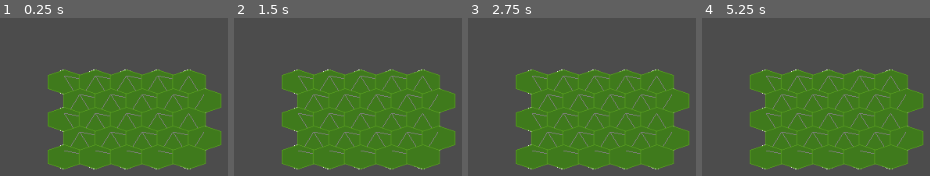
Above: before the commit, frames 1-4 (left to right).
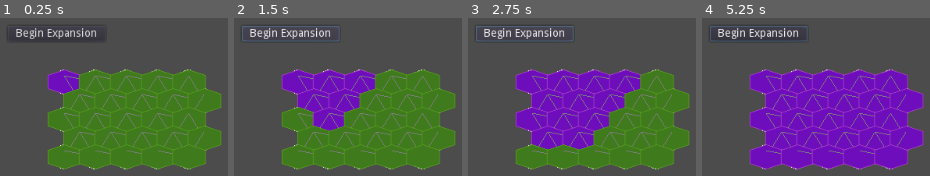
Above: after the commit, the same moments.

Repository: Cartogy/godot-wild-jam-36
Game: Godot game, scene res://src/Main/Main.tscn
Two runs of this game, one before a commit and one after it. Both use one fixed random seed, a clock stepped at 60 frames per second and the inputs below. The project has no main scene, so this scene is started directly.
Inputs (mouse positions are in pixels of both pictures, inside the frame that each line leads up to):
- Up to frame 1 (0.25 s): no input
- Up to frame 2 (1.5 s): click (291, 33) at 0.5 s, where only the run after the commit has a clickable "Begin Expansion"; click (291, 33) at 1.25 s, where only the run after the commit has a clickable "Begin Expansion"
- Up to frame 3 (2.75 s): click (525, 33) at 2 s, where only the run after the commit has a clickable "Begin Expansion"
- Up to frame 4 (5.25 s): move the mouse to (outside the picture) at 2.77 s; click (outside the picture) at 2.92 s; move the mouse to (outside the picture) at 3.52 s; click (outside the picture) at 3.67 s; move the mouse to (outside the picture) at 4.27 s; click (outside the picture) at 4.42 s; move the mouse to (outside the picture) at 5.02 s; click (outside the picture) at 5.17 s

The runs differ from the first frame. In frame 1, 2.9% of the frame differs, in the area x 6-44%, y 6-49%; in frame 2, 11%; in frame 3, 21%; in frame 4, 43%, in the area x 3-98%, y 5-97%.
Error before the commit: Invalid call. Nonexistent function 'show_neighbours' in base 'Nil'. (res://src/Controller/controller.gd:26)

Commit message:
Expansion implemented

Diff:
--- /dev/null
+++ b/src/BNet/BNet.tscn
@@ -0,0 +1,9 @@
+[gd_scene load_steps=2 format=2]
+
+[ext_resource path="res://src/BNet/b_net.gd" type="Script" id=1]
+
+[node name="BNet" type="Node"]
+script = ExtResource( 1 )
+
+[node name="TickTimer" type="Timer" parent="."]
+one_shot = true
--- /dev/null
+++ b/src/BNet/b_net.gd
@@ -0,0 +1,50 @@
+extends Node
+
+export (float) var tick_in_seconds = 1
+
+onready var tick_timer = $TickTimer
+
+# Cells that are consuming/populating another cell.
+# These cels are already consume.
+# Hex_Coord -> Cell
+var consuming_cells: Dictionary
+
+var active=  false
+
+func _ready():
+	#active = true
+	tick_timer.start(tick_in_seconds)
+
+func _physics_process(delta):
+	if active:
+		if tick_timer.is_stopped():
+			tick_cells()
+			tick_timer.start(tick_in_seconds)
+
+# Called by cell when consumption is finished
+func cell_consumed(from: Cell, cell_consumed: Cell):
+	cell_consumed.triggered()
+	var next_cell = from.breadth_search_neighbours()
+	if next_cell != null:
+		from.current_cell_consumption = next_cell
+	else:
+		from.current_cell_consumption = null
+
+
+func tick_cells():
+	for c in consuming_cells.values():
+		c.tick()
+
+#####
+# Adding
+#####
+
+func add_consuming_cell(hex_coord: Vector2, cell: Cell):
+	consuming_cells[hex_coord] = cell
+	cell.connect("consumption_complete", self, "cell_consumed")
+	cell.triggered()
+	var n = cell.find_neighbour_to_consume()
+	if n != null:
+		cell.current_cell_consumption = n
+	else:
+		consuming_cells.erase(hex_coord)
--- a/src/Controller/controller.gd
+++ b/src/Controller/controller.gd
@@ -1,5 +1,5 @@
 extends Node2D
-
+export (bool) var DEBUG = false
 export (NodePath) var grid_hex_path
 var grid_hex
 
@@ -11,16 +11,19 @@
 func _input(event):
 	if event is InputEventMouseButton:
 		if event.button_index == BUTTON_LEFT and event.pressed:
-			var doubled_width_coord = grid_hex.pixel_to_hex(event.position)
-			print_debug("CONTROLLER COORD")
-			print_debug(doubled_width_coord.to_vector())
-			var hex_cell = grid_hex.get_cell(doubled_width_coord.to_vector())
+			if DEBUG:
+				highlight_neighbours(event)
 
-			if current_hex_cell != null:
-				if hex_cell != current_hex_cell:
-					current_hex_cell.hide_neighbours()
-					current_hex_cell = hex_cell
-					current_hex_cell.show_neighbours()
-			else:
-				current_hex_cell = hex_cell
-				current_hex_cell.show_neighbours()
+
+func highlight_neighbours(event):
+	var doubled_width_coord = grid_hex.pixel_to_hex(event.position)
+	var hex_cell = grid_hex.get_cell(doubled_width_coord.to_vector())
+
+	if current_hex_cell != null:
+		if hex_cell != current_hex_cell:
+			current_hex_cell.hide_neighbours()
+			current_hex_cell = hex_cell
+			current_hex_cell.show_neighbours()
+	else:
+		current_hex_cell = hex_cell
+		current_hex_cell.show_neighbours()
--- a/src/Grid/Cell/cell.gd
+++ b/src/Grid/Cell/cell.gd
@@ -15,6 +15,11 @@
 export (Texture) var default
 export (Texture) var display
 
+var consumed: bool = false
+var current_cell_consumption
+
+signal consumption_complete(from, neighbour)
+
 func _ready():
 	pass
 
@@ -28,6 +33,69 @@
 func hide_neighbours():
 	for n in neighbours:
 		n.deselect()
+
+###############
+# BNET Interface
+###############
+
+func tick():
+	if current_cell_consumption != null:
+		emit_signal("consumption_complete", self, current_cell_consumption)
+
+func find_neighbour_to_consume():
+	for n in neighbours:
+		if n.consumed == false:
+			return n
+	return null
+
+func breadth_search_neighbours():
+	# Store neighbours of current cell
+	var ns_queue = []
+	# Start of algorithm
+	var visited: Dictionary
+
+
+	ns_queue.append(self)
+	while ns_queue.empty() == false:
+		var c = ns_queue.pop_front()
+		visited[c] = true
+
+		var cell_neighbours: Array = c.neighbours
+
+		var neighbour_size = cell_neighbours.size()
+		var choosing_array = []
+		# playground
+		for n in cell_neighbours:
+			choosing_array.append(n)
+
+		randomize()
+		var amount_left = neighbour_size
+		# Go over the neighbours in a random manner
+		while amount_left > 0:
+			var random_index = randi() % amount_left
+			var cell_rand = choosing_array[random_index]
+
+			if cell_rand.consumed == false:
+				return cell_rand
+			else:
+				if visited.has(cell_rand) == false:
+					ns_queue.append(cell_rand)
+
+			choosing_array.erase(cell_rand)
+
+			amount_left -= 1
+
+		# Search cell neighbours
+		#for n in cell_neighbours:
+		#	var cell_n: Cell = n
+		#	if cell_n.consumed:		# store to search its neighbours later
+		#		ns_queue.append(cell_n)
+		#	else:	# Found next cell to consume
+		#		return cell_n
+		# Remove current cell from queue
+
+	#
+	return null
 
 ################
 ## DEBUG ZONE
@@ -49,6 +117,7 @@
 
 func triggered():
 	$Sprite.texture = display
+	consumed = true
 
 func deselect():
 	$Sprite.texture = default
--- /dev/null
+++ b/src/Level/BaseLevel.tscn
@@ -0,0 +1,13 @@
+[gd_scene load_steps=4 format=2]
+
+[ext_resource path="res://src/BNet/BNet.tscn" type="PackedScene" id=1]
+[ext_resource path="res://src/Grid/Grid.tscn" type="PackedScene" id=2]
+[ext_resource path="res://src/Level/level.gd" type="Script" id=3]
+
+[node name="BaseLevel" type="Node2D"]
+script = ExtResource( 3 )
+
+[node name="Grid" parent="." instance=ExtResource( 2 )]
+
+[node name="BNet" parent="." instance=ExtResource( 1 )]
+tick_in_seconds = 0.2
--- /dev/null
+++ b/src/Level/level.gd
@@ -0,0 +1,20 @@
+extends Node2D
+
+export (bool) var DEBUG
+
+export (Vector2) var starting_cell
+
+onready var grid = $Grid
+onready var bnet = $BNet
+
+func _ready():
+	# Add starting cell
+	var cell = grid.get_cell(starting_cell)
+	bnet.add_consuming_cell(starting_cell, cell)
+
+func start_bnet():
+	bnet.active = true
+
+
+func _on_Button_pressed():
+	start_bnet()
--- a/src/Main/Main.tscn
+++ b/src/Main/Main.tscn
@@ -1,11 +1,22 @@
 [gd_scene load_steps=3 format=2]
 
-[ext_resource path="res://src/Grid/Grid.tscn" type="PackedScene" id=1]
+[ext_resource path="res://src/Level/BaseLevel.tscn" type="PackedScene" id=1]
 [ext_resource path="res://src/Controller/Controller.tscn" type="PackedScene" id=2]
 
-[node name="Node2D" type="Node2D"]
-
-[node name="Grid" parent="." instance=ExtResource( 1 )]
+[node name="Main" type="Node2D"]
 
 [node name="Controller" parent="." instance=ExtResource( 2 )]
-grid_hex_path = NodePath("../Grid")
+
+[node name="BaseLevel" parent="." instance=ExtResource( 1 )]
+
+[node name="Button" type="Button" parent="."]
+margin_left = 27.7795
+margin_top = 27.7795
+margin_right = 152.78
+margin_bottom = 47.7795
+text = "Begin Expansion"
+__meta__ = {
+"_edit_use_anchors_": false
+}
+
+[connection signal="pressed" from="Button" to="BaseLevel" method="_on_Button_pressed"]
